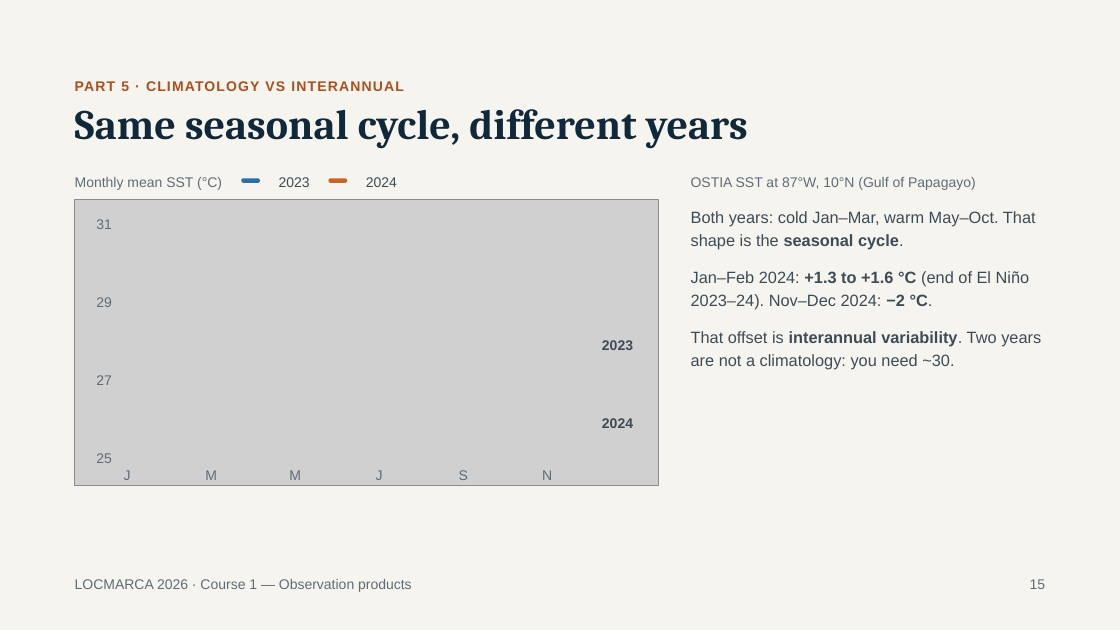
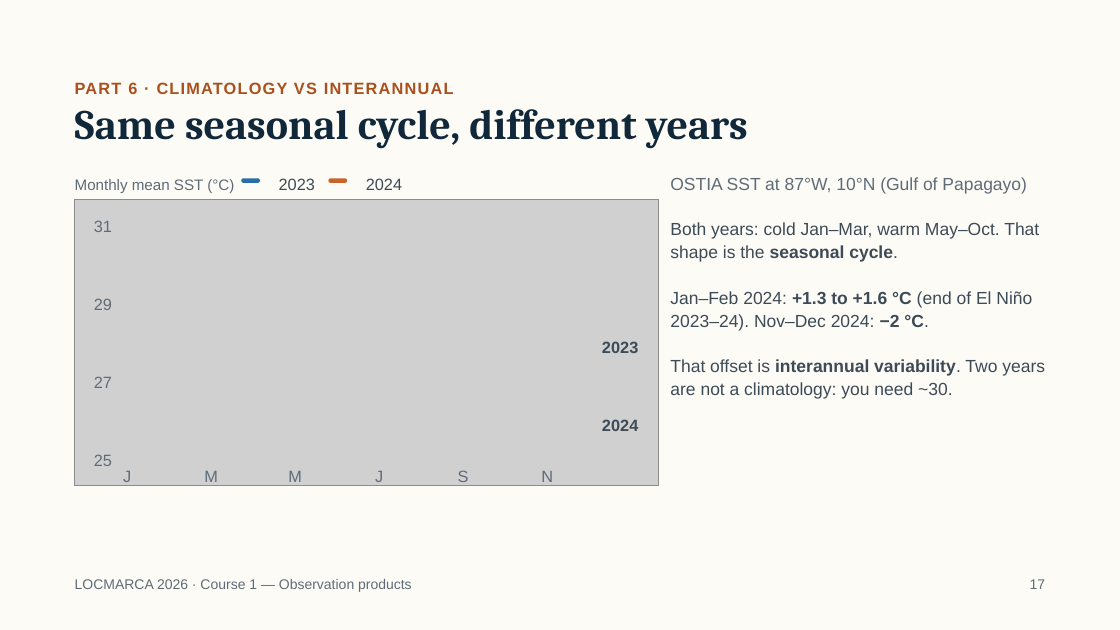
Before and after one commit to gcambon/script-locmarca, a slide deck: slide 19 of Courses/01_course_observation_products.pptx (slide 15 before the commit). Drawn at 1120x630 pixels with LibreOffice and Linux fonts; fonts in the diff are those of the drawing; grey boxes stand for pictures. Boxes give left, top, right and bottom in pixels: in the first picture for what was removed or moved away, otherwise in the second. Text is boxed around its words. In the diff, an @@ line names an element or a change of style, - is before the commit and + after.

```diff
--- a/Courses/01_course_observation_products.pptx
+++ b/Courses/01_course_observation_products.pptx
@@ background #F6F4EE to #FDFBF6 @@
@@ text at box(75, 82, 454, 94): text changed; size 12 to 14 pt @@
-PART 5 · CLIMATOLOGY VS INTERANNUAL
+PART 6 · CLIMATOLOGY VS INTERANNUAL
@@ text "Monthly mean SST (°C)" at box(75, 179, 234, 193): size 12 to 12.9 pt; line spacing 16.8pt to 19.6pt @@
@@ text at box(670, 177, 1027, 194): size 12 to 15 pt in "OSTIA SST at 87°W, 10°N (Gulf of ..."; line spacing 16.8pt to 19.6pt @@
@@ text "OSTIA SST at 87°W, 10°N ...": place and size @@
-text "OSTIA SST at 87°W, 10°N ..." at box(691, 177, 976, 190)
+text "OSTIA SST at 87°W, 10°N ..." at box(670, 177, 1045, 399)
@@ text at box(670, 222, 1045, 399): paragraphs added @@
+Both years: cold Jan–Mar, warm May–Oct. That shape is the seasonal cycle.
+Jan–Feb 2024: +1.3 to +1.6 °C (end of El Niño 2023–24). Nov–Dec 2024: −2 °C.
+That offset is interannual variability. Two years are not a climatology: you need ~30.
@@ text removed at box(691, 211, 1036, 250) @@
-Both years: cold Jan–Mar, warm May–Oct. That shape is the seasonal cycle.
@@ text removed at box(691, 271, 1030, 310) @@
-Jan–Feb 2024: +1.3 to +1.6 °C (end of El Niño 2023–24). Nov–Dec 2024: −2 °C.
@@ text removed at box(691, 331, 1041, 370) @@
-That offset is interannual variability. Two years are not a climatology: you need ~30.
@@ size 12 to 14 pt; line spacing 16.8pt to 19.6pt in 14 elements at box(279, 178, 315, 190), box(366, 178, 402, 190), box(94, 220, 112, 232), box(94, 298, 112, 310), box(94, 376, 112, 388), box(94, 454, 112, 466), box(123, 471, 131, 486), box(204, 471, 218, 486), box(288, 471, 302, 486), box(375, 471, 383, 486), box(458, 470, 469, 486), box(541, 471, 553, 486), box(602, 341, 638, 353), box(602, 419, 638, 431) @@
@@ text at box(1030, 579, 1046, 589): text changed @@
-15
+17
```
Also in this commit, not shown: 19 other slides changed, 5 slides added, 1 slide removed, 3 other files.
